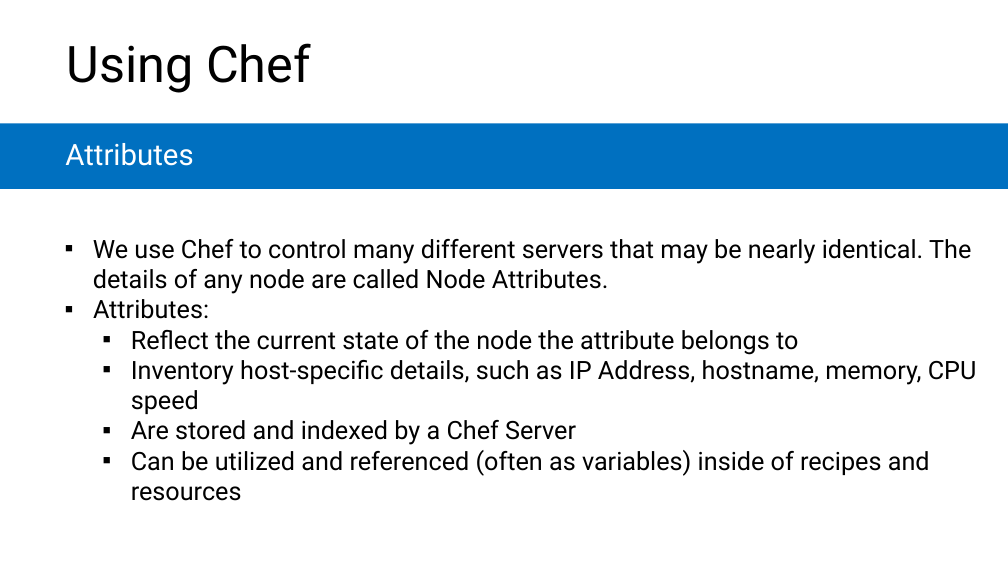
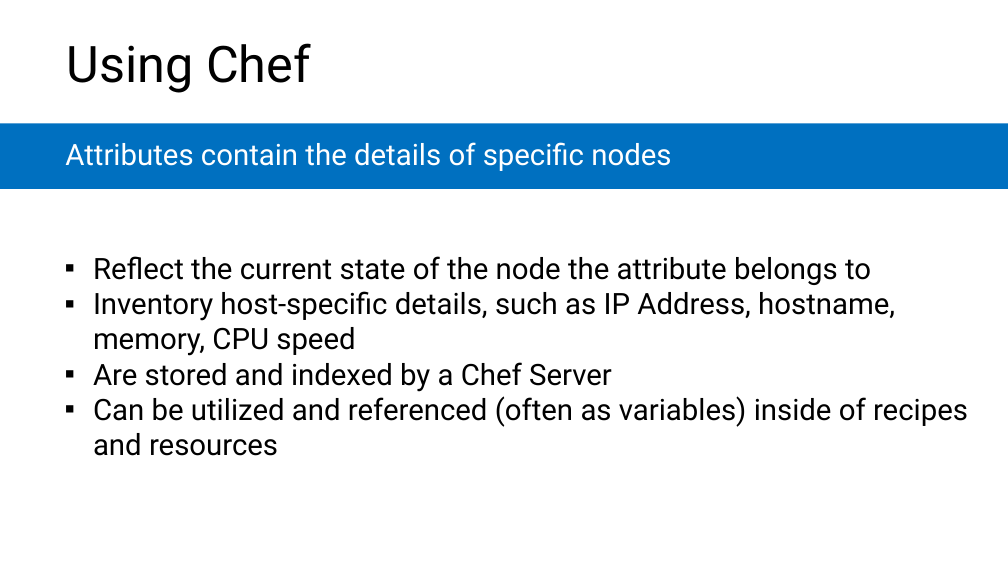
Before and after one commit to microsoft/AcademicContent, a slide deck: slide 28 of Complimentary Course Content/Module7/Lessons/Module7_Lesson3 Introduction to Chef.pptx. Drawn at 1008x567 pixels with LibreOffice and Linux fonts; fonts in the diff are those of the drawing. Boxes give left, top, right and bottom in pixels: in the first picture for what was removed or moved away, otherwise in the second. Text is boxed around its words. In the diff, an @@ line names an element or a change of style, - is before the commit and + after.

```diff
--- a/Complimentary Course Content/Module7/Lessons/Module7_Lesson3 Introduction to Chef.pptx
+++ b/Complimentary Course Content/Module7/Lessons/Module7_Lesson3 Introduction to Chef.pptx
@@ text at (65, 142, 671, 171): text changed @@
-Attributes
+Attributes contain the details of specific nodes
@@ text "Reflect the current state of ..." at (93, 256, 968, 456): size 24 to 28 pt; list level 3 to 2 in "Reflect the current state of ..."; list level 3 to 2 in "Inventory host-specific details, such as ..."; list level 3 to 2 in "Are stored and indexed by ..."; list level 3 to 2 in "Can be utilized and referenced ..." @@
@@ text at (93, 239, 971, 319): paragraphs removed @@
-  ▪ We use Chef to control many different servers that may be nearly identical. The details of any node are called Node Attributes.
-  ▪ Attributes:
```
Also in this commit, not shown: 16 other slides changed, 5 other files.
